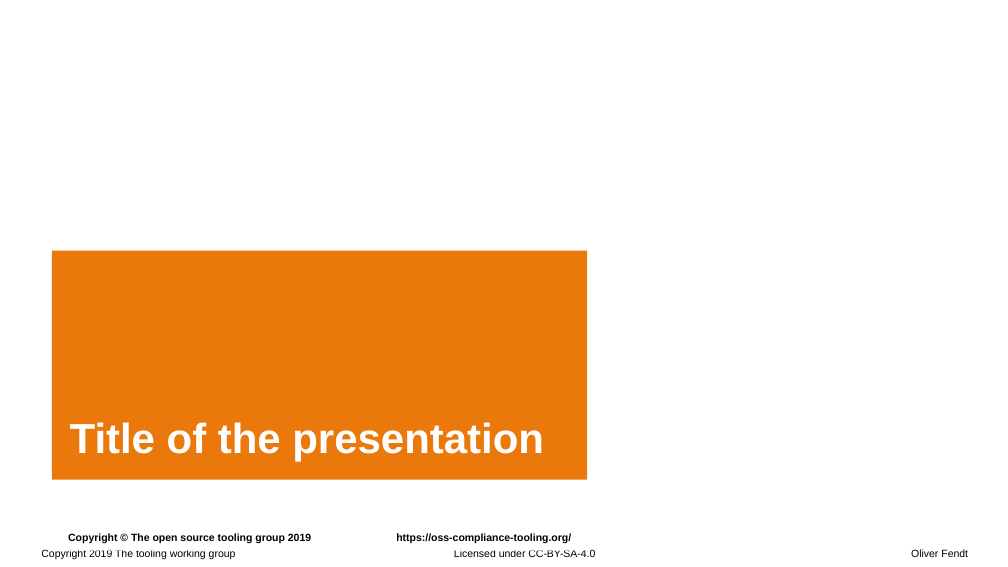
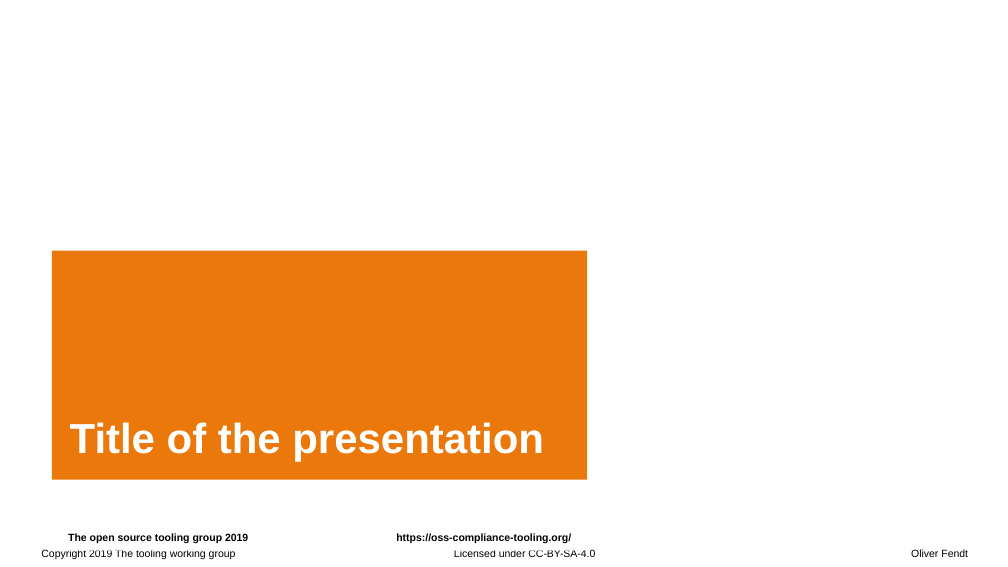
Before and after one commit to Open-Source-Compliance/Sharing-creates-value, a slide deck: slide 1 of Templates/Tooling-working-group-presentation-template.odp. Drawn at 1008x567 pixels with LibreOffice and Linux fonts; fonts in the diff are those of the drawing; background and template pictures are left out. Boxes give left, top, right and bottom in pixels: in the first picture for what was removed or moved away, otherwise in the second. Text is boxed around its words. In the diff, an @@ line names an element or a change of style, - is before the commit and + after.

Commit message:
Update Tooling-working-group-presentation-template.odp
small correction in the template

```diff
--- a/Templates/Tooling-working-group-presentation-template.odp
+++ b/Templates/Tooling-working-group-presentation-template.odp
@@ text at box(68, 533, 248, 544): text changed @@
-Copyright © The open source tooling group 2019
+The open source tooling group 2019
```
Also in this commit, not shown: 2 other slides changed.
